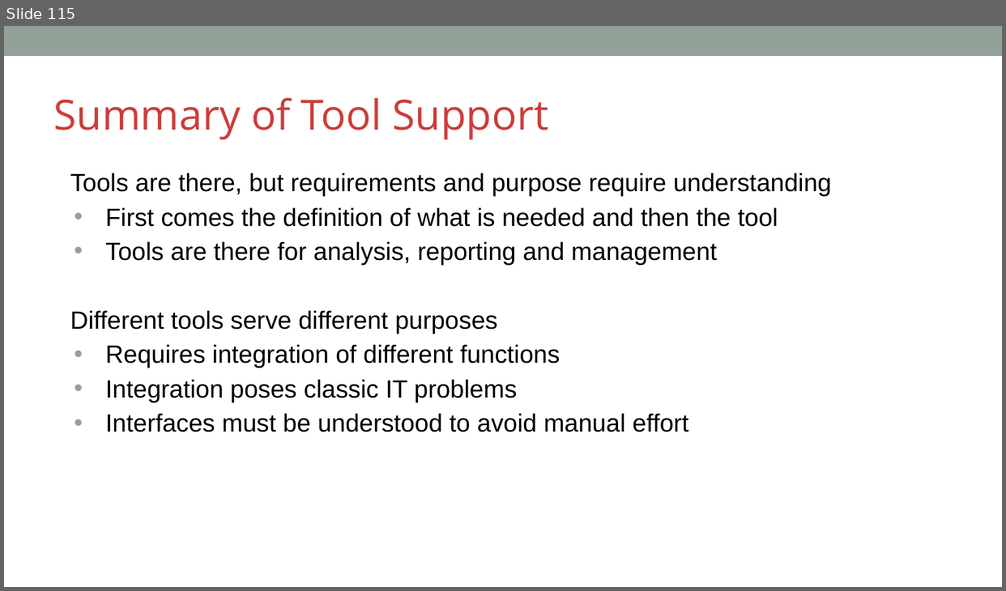
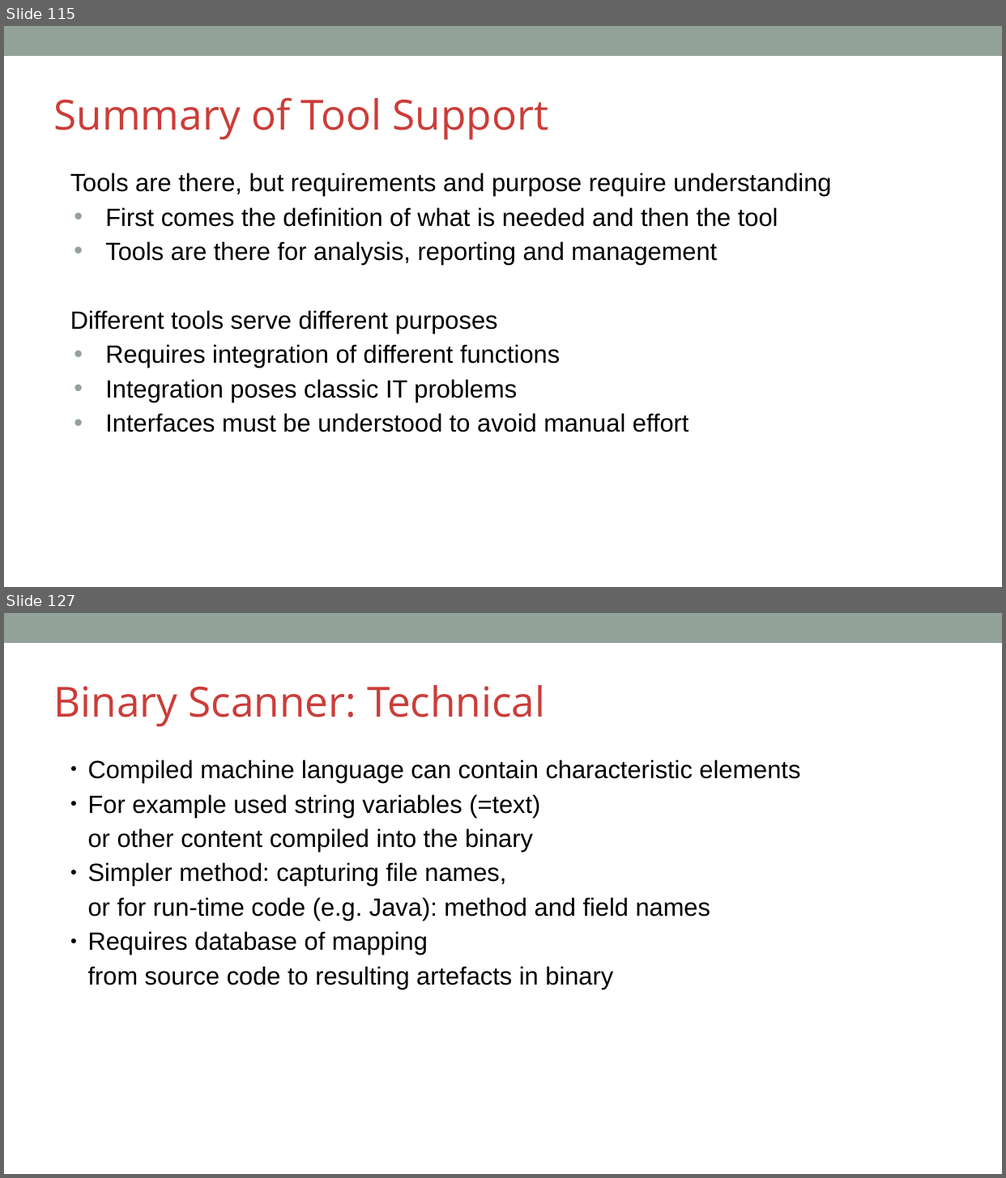
Before and after one commit to OpenChain-Project/Curriculum, a slide deck: slides/openchain-curriculum-for-1-1.pptx. Shown one above the other, each under a label of ours: slide 115 before the commit, slides 115 and 127 after it; the slides between them are not shown. The pictures are 1006x591 and 1006x1178 pixels, drawn with LibreOffice and Linux fonts; fonts in the diff are those of the drawing; background and template pictures are left out. Boxes give left, top, right and bottom in pixels: in the first picture for what was removed or moved away, otherwise in the second. Text is boxed around its words. In the diff, an @@ line names an element or a change of style, - is before the commit and + after.

Commit message:
slides(chapter10) adding new content about tooling types as text and odp, pdf, pptx

```diff
--- a/slides/openchain-curriculum-for-1-1.pptx
+++ b/slides/openchain-curriculum-for-1-1.pptx
@@ slide 127 added at box(4, 613, 1002, 1174), background #FFFFFF; not listed: 1 template element that a slide beside it also shows @@
@@ text added at box(54, 685, 545, 727), 40 pt, text #CB3D39 @@
+Binary Scanner: Technical
@@ text added at box(88, 760, 800, 990), 24 pt, text #000000 @@
+● Compiled machine language can contain characteristic elements
+● For example used string variables (=text)
+  or other content compiled into the binary
+● Simpler method: capturing file names,
+  or for run-time code (e.g. Java): method and field names
+● Requires database of mapping
+  from source code to resulting artefacts in binary
```
Also in this commit, not shown: 7 slides changed, 31 other slides added, 4 other files.
